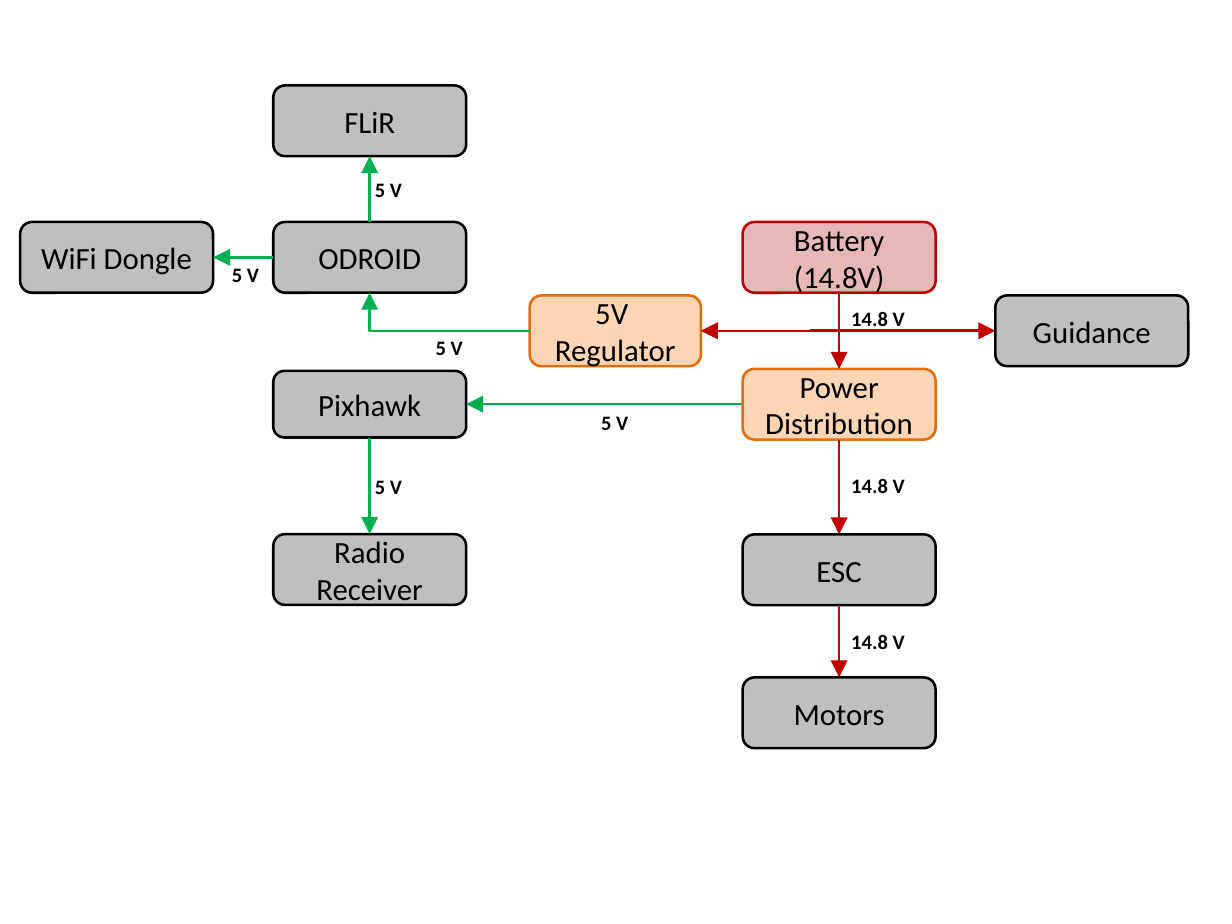
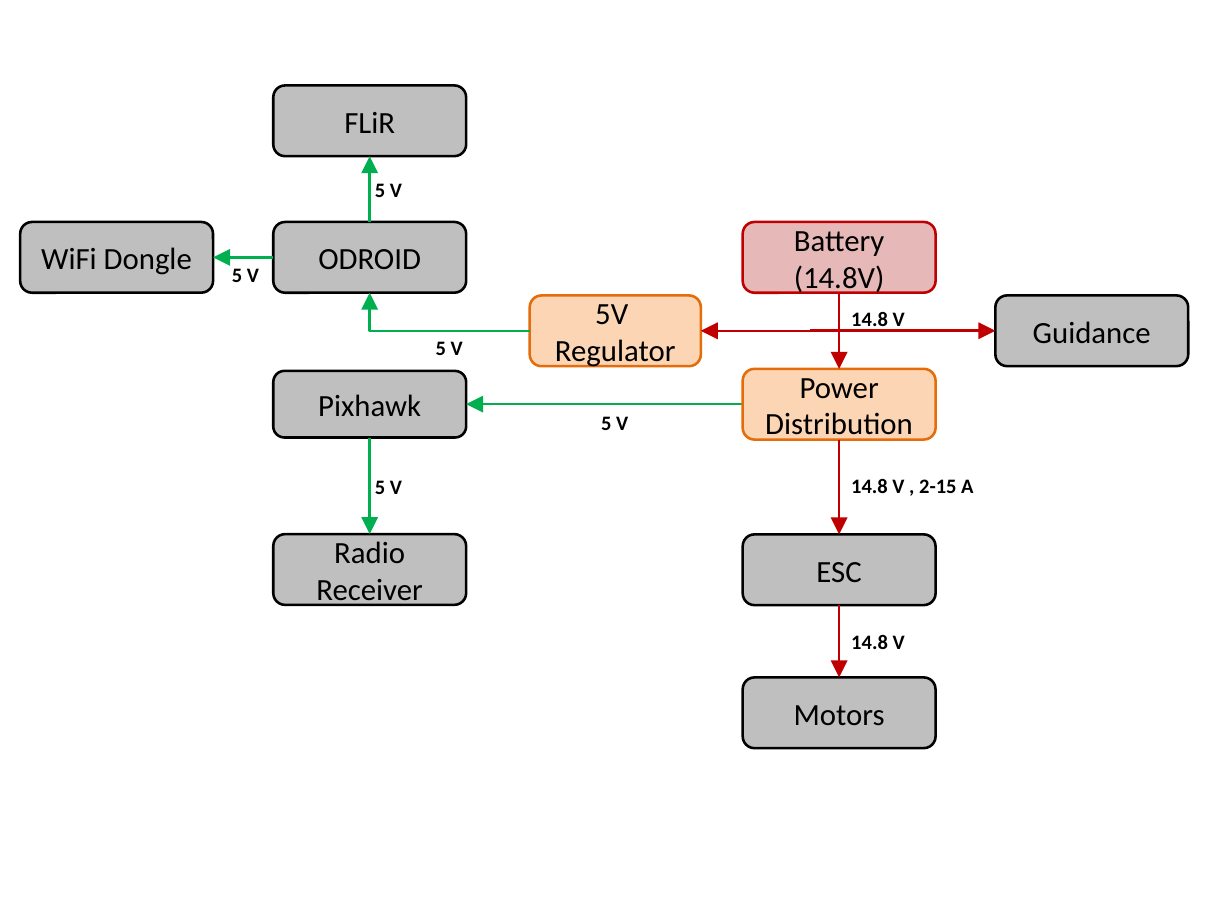
Before and after one commit to dtbinh/FlyNet, a slide deck: slide 2 of Presentations/frew_approved_block_diagrams.pptx. Drawn at 1232x924 pixels with LibreOffice and Linux fonts; fonts in the diff are those of the drawing. Boxes give left, top, right and bottom in pixels: in the first picture for what was removed or moved away, otherwise in the second. Text is boxed around its words. In the diff, an @@ line names an element or a change of style, - is before the commit and + after.

```diff
--- a/Presentations/frew_approved_block_diagrams.pptx
+++ b/Presentations/frew_approved_block_diagrams.pptx
@@ text at box(851, 479, 973, 493): text changed @@
-14.8 V
+14.8 V , 2-15 A
```
Also in this commit, not shown: 1 other slide changed, 1 other file.
